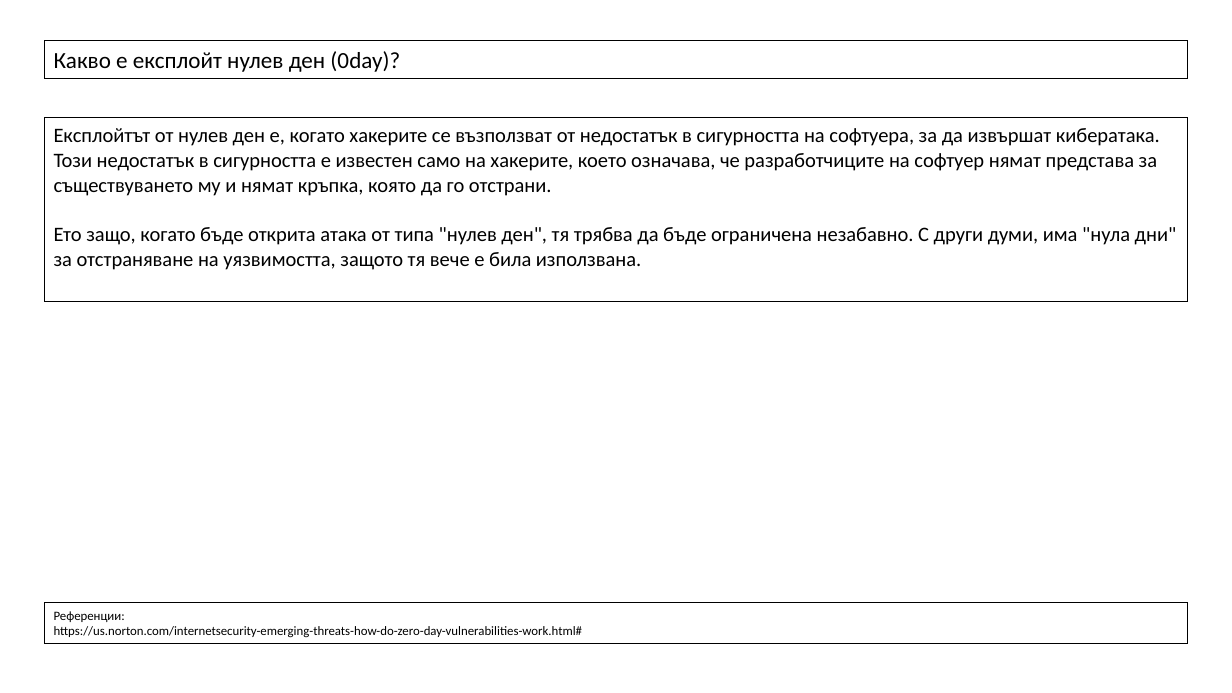
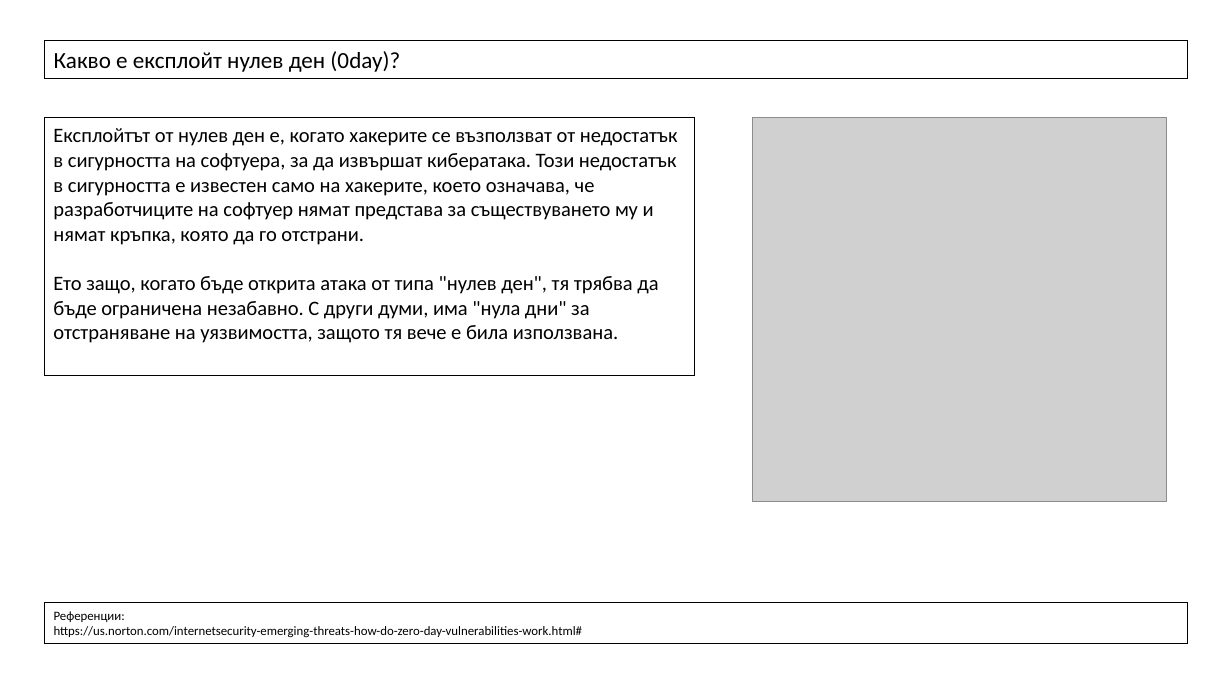
Before and after one commit to atkuzmanov/sctm130-sctm146-proekt-unrvk-2022, a slide deck: slide 3 of sctm146-proekt-unrvk-1.pptx. Drawn at 1232x693 pixels with LibreOffice and Linux fonts; fonts in the diff are those of the drawing; grey boxes stand for pictures. Boxes give left, top, right and bottom in pixels: in the first picture for what was removed or moved away, otherwise in the second. Text is boxed around its words. In the diff, an @@ line names an element or a change of style, - is before the commit and + after.

```diff
--- a/sctm146-proekt-unrvk-1.pptx
+++ b/sctm146-proekt-unrvk-1.pptx
@@ rectangle "Експлойтът от нулев ден е, ...": place and size @@
-rectangle "Експлойтът от нулев ден е, ..." at [44,118,1188,302]
+rectangle "Експлойтът от нулев ден е, ..." at [44,118,694,376]
@@ picture added at [753,118,1166,502] @@
```
Also in this commit, not shown: 1 slide added, 1 other file.
